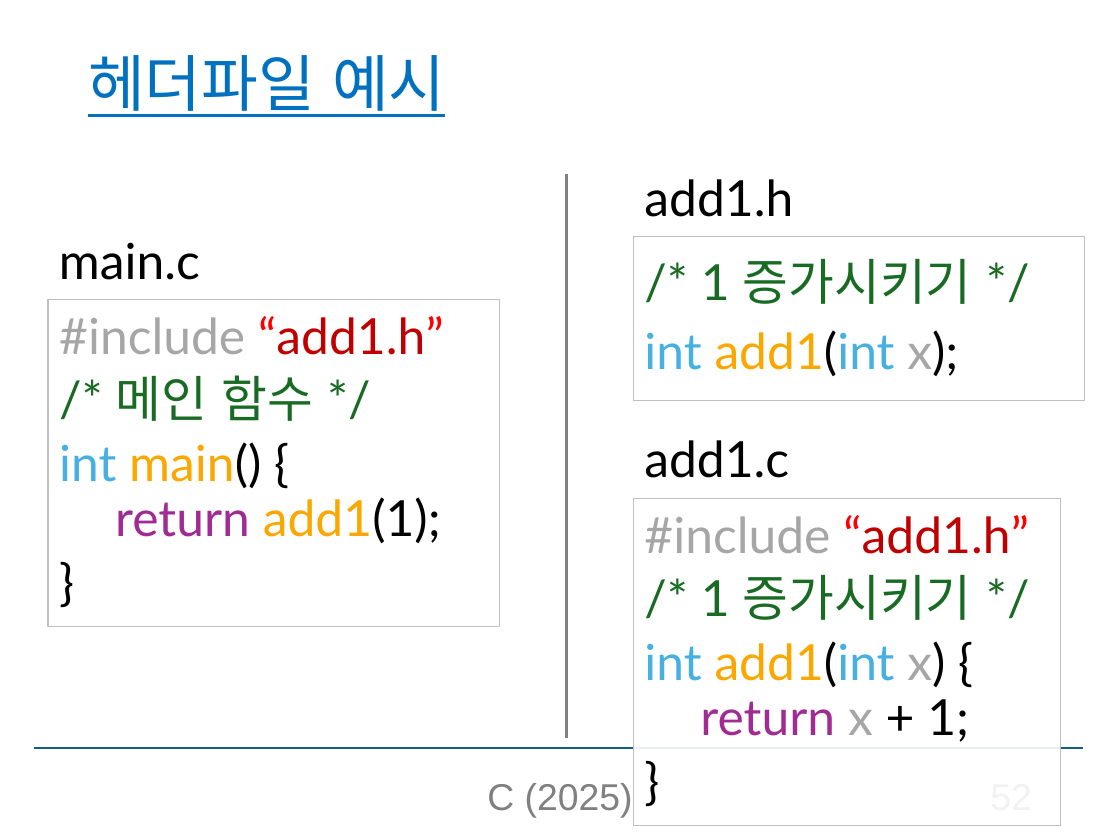
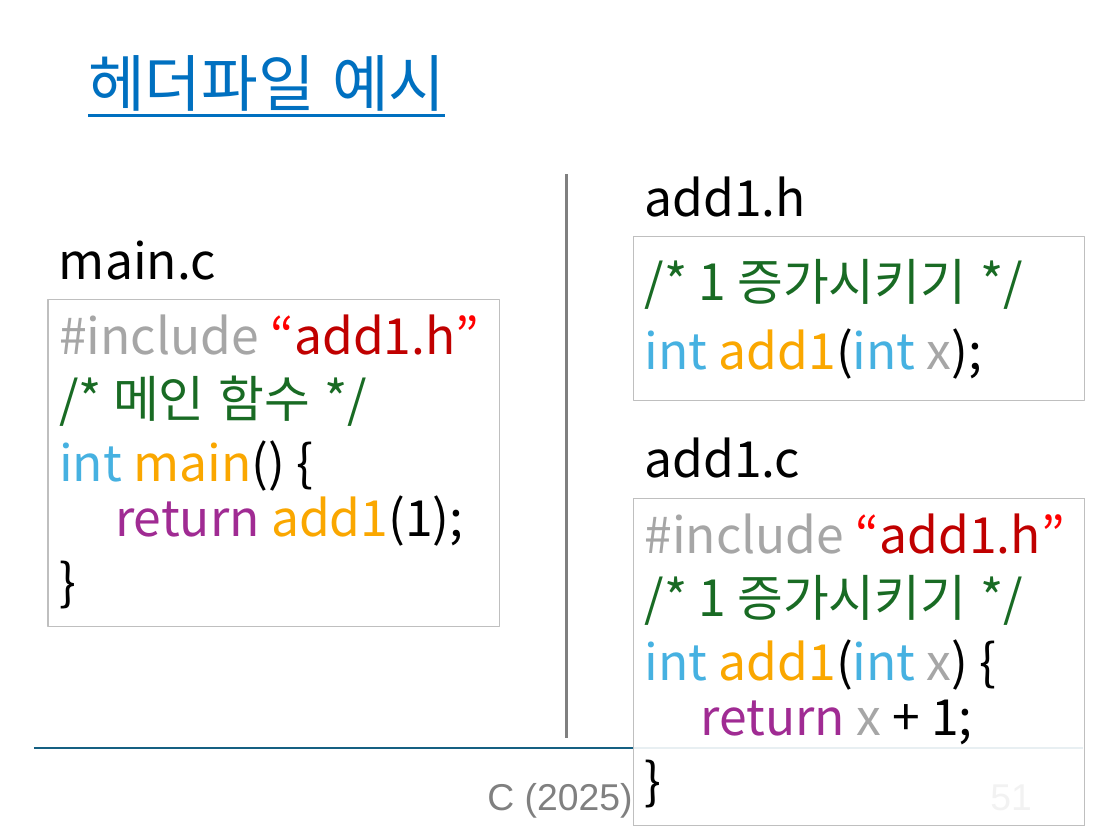
Before and after one commit to sunny1013/Computer-Programming-and-Practice-2025-1, a slide deck: slide 51 of C소개_실습제외.pptx (slide 52 before the commit). Drawn at 1120x840 pixels with LibreOffice and Linux fonts; fonts in the diff are those of the drawing. Boxes give left, top, right and bottom in pixels: in the first picture for what was removed or moved away, otherwise in the second. Text is boxed around its words. In the diff, an @@ line names an element or a change of style, - is before the commit and + after.

```diff
--- a/C소개_실습제외.pptx
+++ b/C소개_실습제외.pptx
@@ font Lato to Noto Sans CJK KR in 6 elements at (x1=48, y1=299, x2=500, y2=626), (x1=59, y1=240, x2=216, y2=280), (x1=644, y1=437, x2=800, y2=478), (x1=633, y1=236, x2=1084, y2=400), (x1=644, y1=176, x2=805, y2=217), (x1=633, y1=498, x2=1084, y2=827) @@
@@ rectangle "#include “add1.h”" resized from (x1=633, y1=498, x2=1060, y2=827) to (x1=633, y1=498, x2=1084, y2=827) @@
```
Also in this commit, not shown: 104 other slides changed, 1 slide removed.
